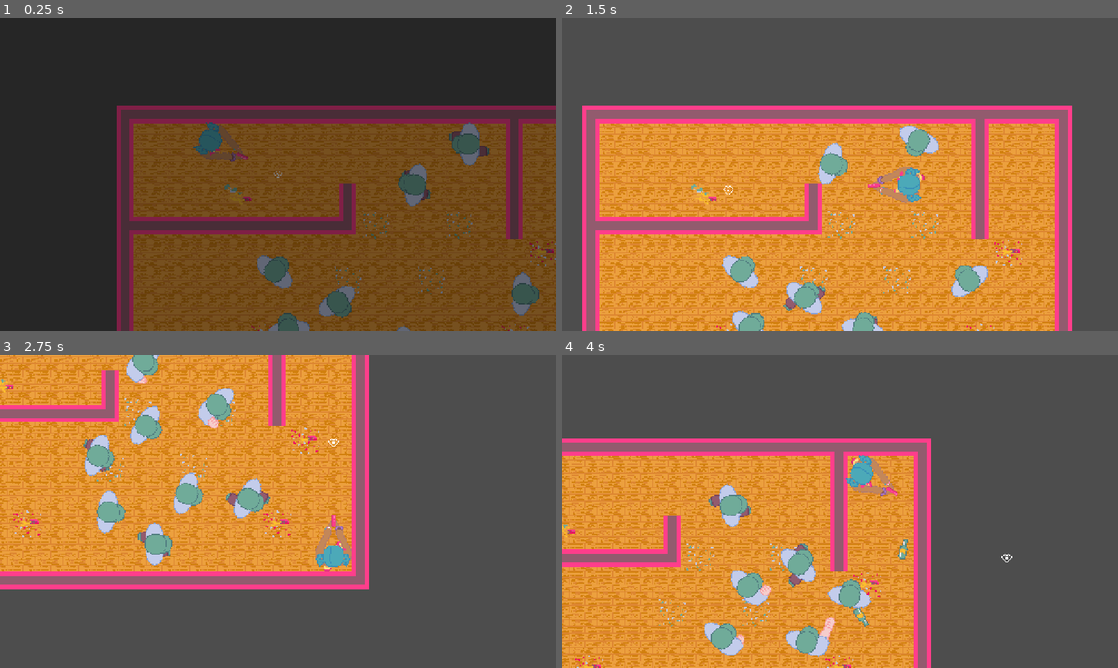
Above: before the commit, frames 1-4 (two rows, left to right).
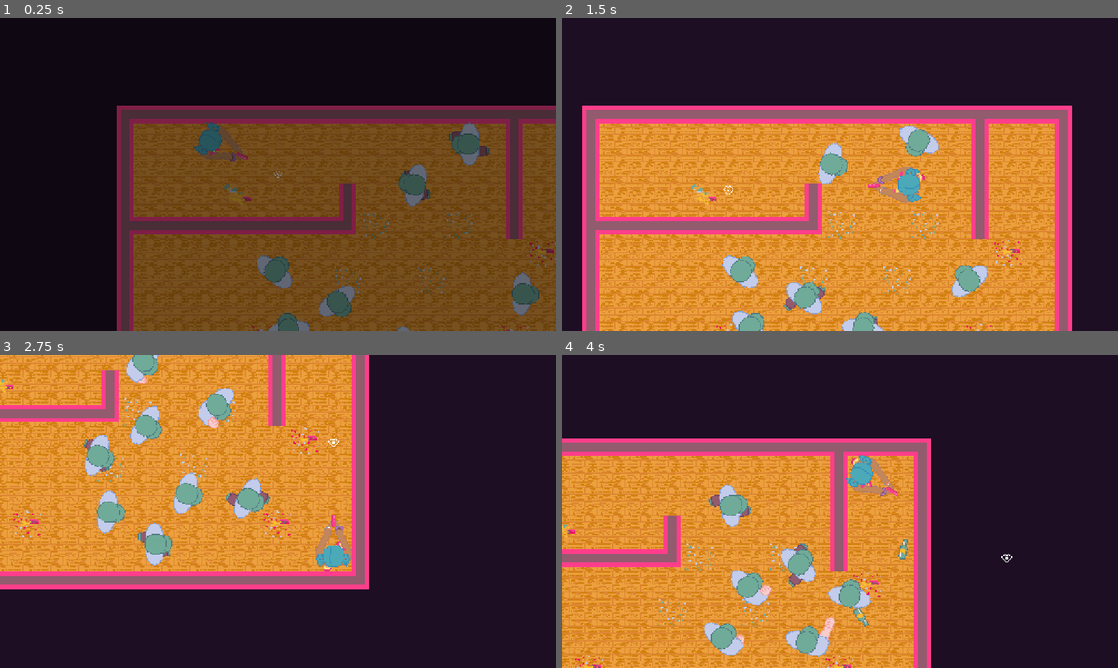
Above: after the commit, the same moments.

Repository: maxwell-github78/serious-game-jam-new
Game: Godot game, scene res://main.tscn
Two runs of this game, one before a commit and one after it. Both use one fixed random seed, a clock stepped at 60 frames per second and the inputs below. Before the commit the project starts from res://game/game.tscn.
Inputs (mouse positions are in pixels of both pictures, inside the frame that each line leads up to):
- Up to frame 1 (0.25 s): no input
- Up to frame 2 (1.5 s): move the mouse to (962, 158) at 0.52 s; hold Right (ui_right) 0.53-1.28 s; move the mouse to (728, 190) at 1.27 s; hold Down (ui_down) from 1.28 s (still down)
- Up to frame 3 (2.75 s): move the mouse to (333, 442) at 2.02 s; release Down (ui_down) at 2.03 s; hold Right (ui_right) from 2.03 s (still down)
- Up to frame 4 (4 s): move the mouse to (812, 574) at 2.77 s; release Right (ui_right) at 2.78 s; hold Up (ui_up) 2.78-3.53 s; move the mouse to (1006, 558) at 3.52 s; hold Left (ui_left) from 3.53 s (still down)

The runs differ from the first frame. In frame 1, 43% of the frame differs, in the area x 0-100%, y 0-100%; in frame 2, 37%; in frame 3, 50%; in frame 4, 51%.

Commit message:
Foundations for UI

Diff:
--- a/game/game.tscn
+++ b/game/game.tscn
@@ -72,7 +72,7 @@
 "duration": 1.0,
 "texture": SubResource("AtlasTexture_b686c")
 }],
-"loop": true,
+"loop": 1,
 "name": &"default",
 "speed": 15.0
 }]
@@ -92,8 +92,6 @@
 
 [node name="Projectiles" type="Node2D" parent="." unique_id=308873463]
 
-[node name="Camera2D" type="Camera2D" parent="." unique_id=2030688207]
-
 [node name="Pointer" type="AnimatedSprite2D" parent="." unique_id=1153150159]
 sprite_frames = SubResource("SpriteFrames_hb504")
 script = ExtResource("4_u5opy")
--- /dev/null
+++ b/main.tscn
@@ -0,0 +1,10 @@
+[gd_scene format=3 uid="uid://cfdrgt1thf03p"]
+
+[ext_resource type="PackedScene" uid="uid://d0my0skt34y3i" path="res://game/game.tscn" id="1_ig7tw"]
+[ext_resource type="PackedScene" uid="uid://b7cb03x3cjhjy" path="res://ui.tscn" id="2_0xm2m"]
+
+[node name="Main" type="Node2D" unique_id=199214022]
+
+[node name="Game" parent="." unique_id=539578422 instance=ExtResource("1_ig7tw")]
+
+[node name="UI" parent="." unique_id=928540363 instance=ExtResource("2_0xm2m")]
--- a/player/player.tscn
+++ b/player/player.tscn
@@ -41,7 +41,7 @@
 "duration": 1.0,
 "texture": ExtResource("9_65viv")
 }],
-"loop": true,
+"loop": 1,
 "name": &"running",
 "speed": 8.0
 }]
@@ -61,7 +61,7 @@
 "duration": 1.0,
 "texture": ExtResource("13_32hag")
 }],
-"loop": true,
+"loop": 1,
 "name": &"running",
 "speed": 5.0
 }]
--- a/project.godot
+++ b/project.godot
@@ -11,8 +11,8 @@
 [application]
 
 config/name="serious-game-jam"
-run/main_scene="uid://d0my0skt34y3i"
-config/features=PackedStringArray("4.6", "GL Compatibility")
+run/main_scene="uid://cfdrgt1thf03p"
+config/features=PackedStringArray("4.7", "GL Compatibility")
 config/icon="res://assets/icon.svg"
 
 [display]
@@ -71,3 +71,4 @@
 rendering_device/driver.windows="d3d12"
 renderer/rendering_method="gl_compatibility"
 renderer/rendering_method.mobile="gl_compatibility"
+environment/defaults/default_clear_color=Color(0.115083784, 0.05457112, 0.14101778, 1)
--- /dev/null
+++ b/ui.tscn
@@ -0,0 +1,11 @@
+[gd_scene format=3 uid="uid://b7cb03x3cjhjy"]
+
+[node name="UI" type="CanvasLayer" unique_id=928540363]
+scale = Vector2(2, 2)
+transform = Transform2D(2, 0, 0, 2, 0, 0)
+
+[node name="ColorRect" type="ColorRect" parent="." unique_id=361560521]
+visible = false
+offset_left = 258.0
+offset_right = 386.0
+offset_bottom = 128.0
Not shown, added: export_presets.cfg
